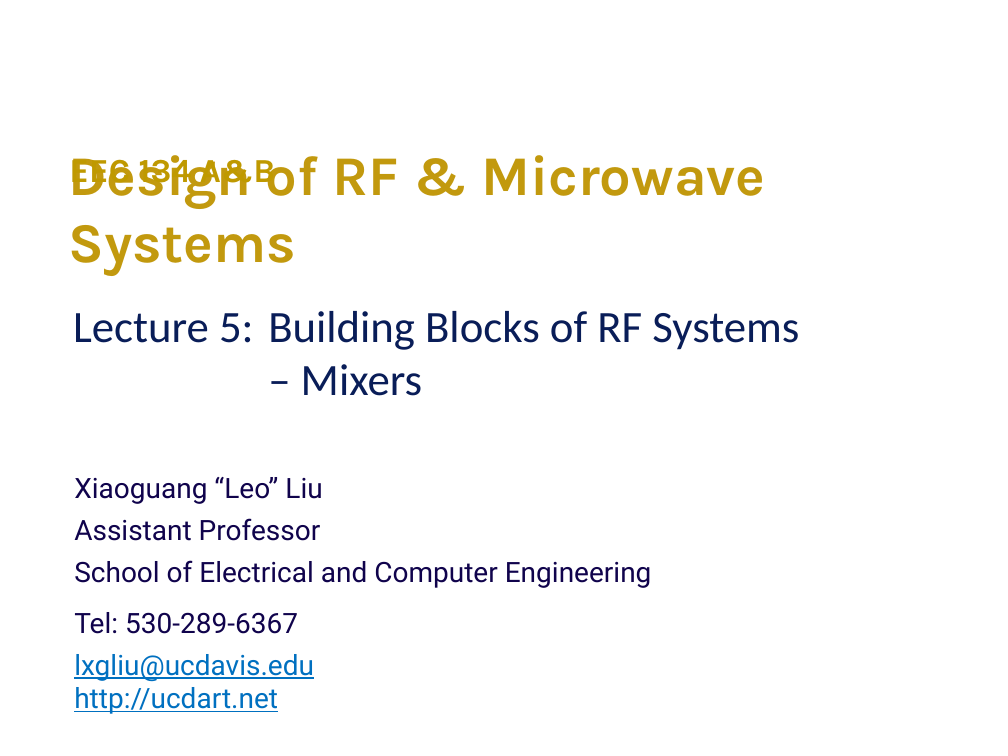
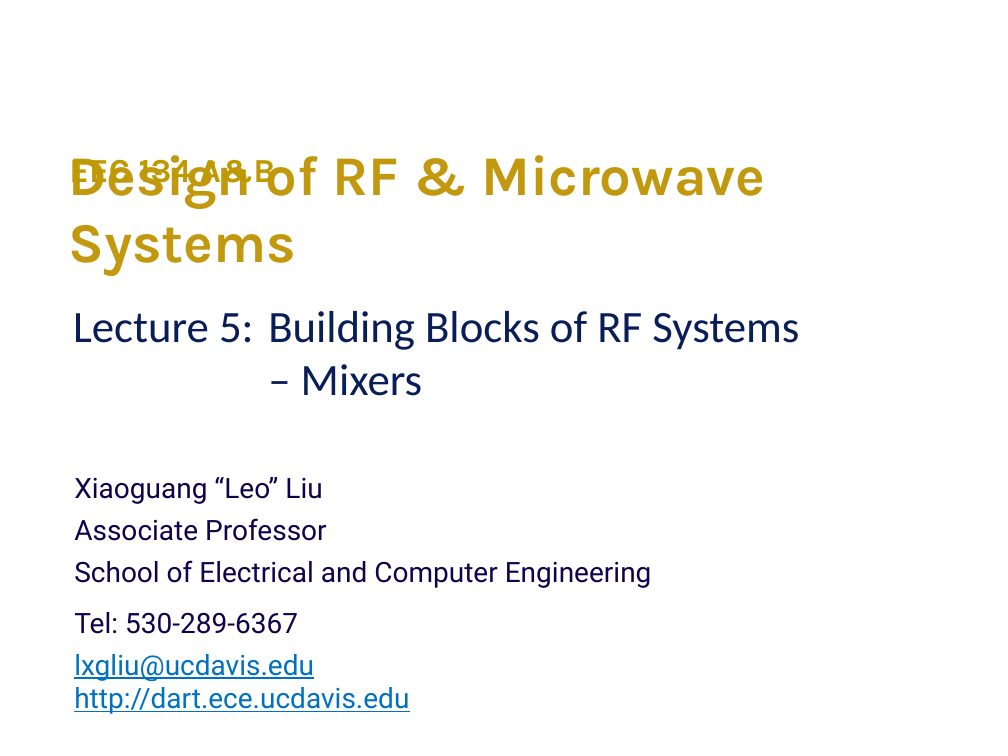
Before and after one commit to ucdart/UCD-EEC134, a slide deck: slide 1 of lectures/lec5/Lec5-Mixers.pptx. Drawn at 1008x756 pixels with LibreOffice and Linux fonts; fonts in the diff are those of the drawing. Boxes give left, top, right and bottom in pixels: in the first picture for what was removed or moved away, otherwise in the second. Text is boxed around its words. In the diff, an @@ line names an element or a change of style, - is before the commit and + after.

Commit message:
update lectures

```diff
--- a/lectures/lec5/Lec5-Mixers.pptx
+++ b/lectures/lec5/Lec5-Mixers.pptx
@@ text at bbox=[74, 518, 327, 541]: text changed @@
-Assistant Professor
+Associate Professor
@@ text at bbox=[74, 687, 409, 714]: text changed @@
-http://ucdart.net
+http://dart.ece.ucdavis.edu
```
Also in this commit, not shown: 6 other files.
